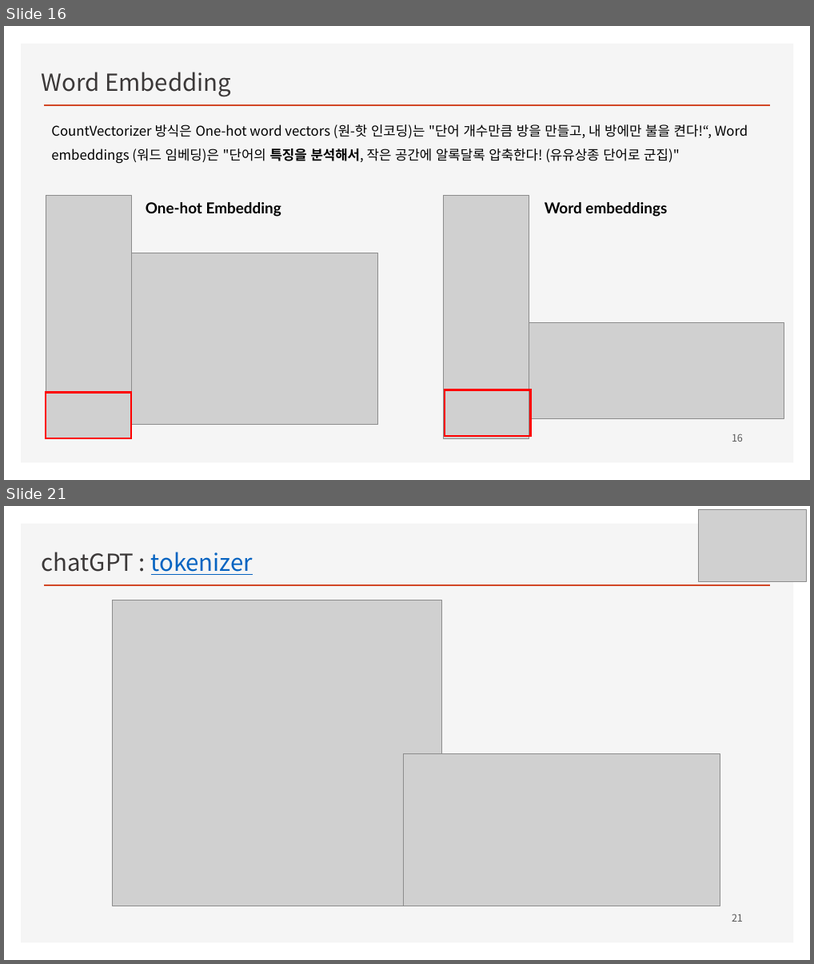
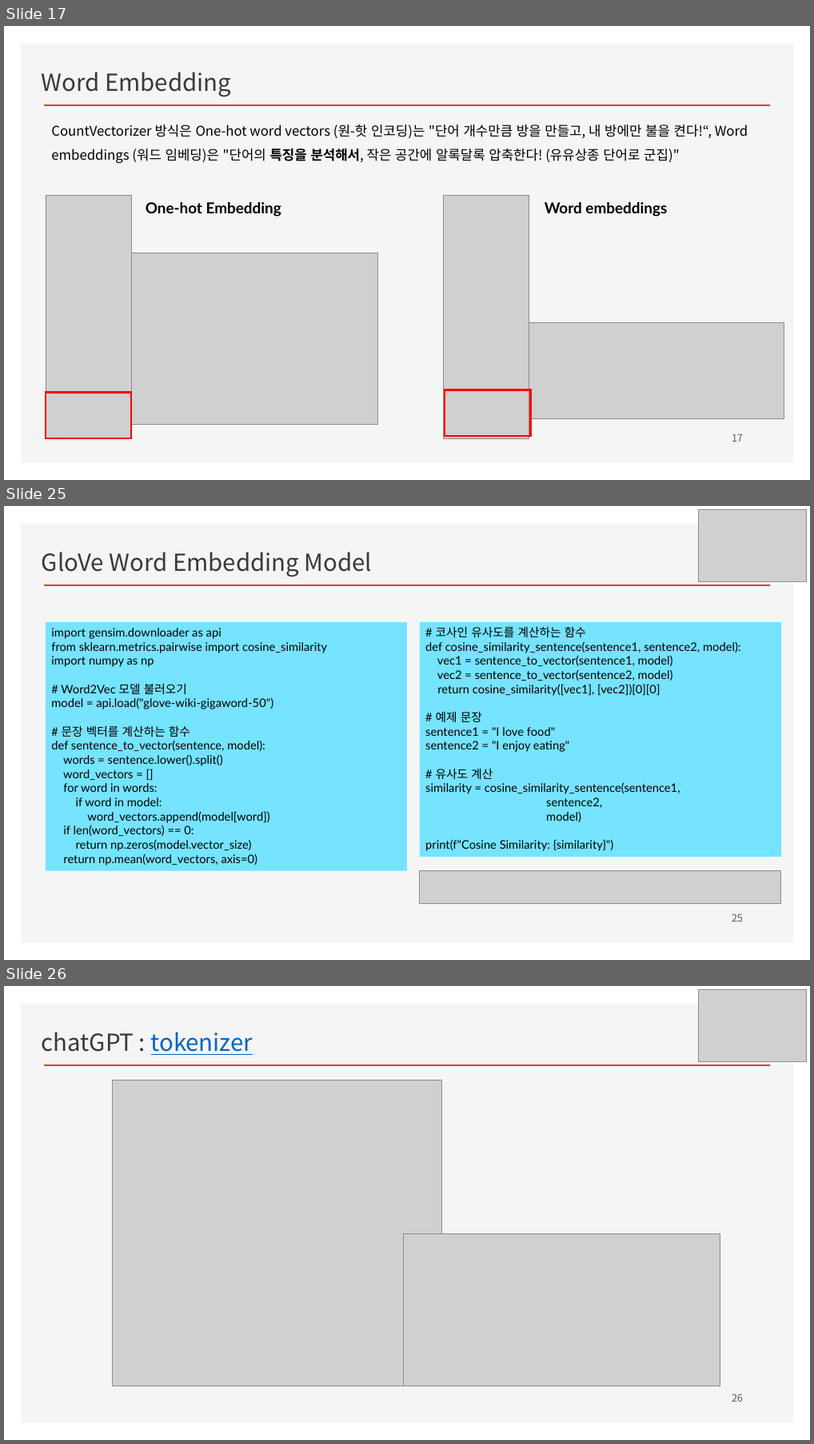
Before and after one commit to ancestor9/mathematics-for-machine-learning, a slide deck: Linear_Algebra/w8_Recommendation System.pptx. Shown one above the other, each under a label of ours: slides 16 and 21 before the commit, slides 17, 25 and 26 after it; the slides between them are not shown. The pictures are 814x964 and 814x1444 pixels, drawn with LibreOffice and Linux fonts; fonts in the diff are those of the drawing; grey boxes stand for pictures; background and template pictures are left out. Boxes give left, top, right and bottom in pixels: in the first picture for what was removed or moved away, otherwise in the second. Text is boxed around its words. In the diff, an @@ line names an element or a change of style, - is before the commit and + after.

```diff
--- a/Linear_Algebra/w8_Recommendation System.pptx
+++ b/Linear_Algebra/w8_Recommendation System.pptx
@@ slide 25 added at [4,506,810,960], background #FFFFFF; not listed: 2 template elements that a slide beside it also shows @@
@@ picture added at [699,510,807,582] @@
@@ text added at [42,552,372,577], 28 pt, text #3B3838 @@
+GloVe Word Embedding Model
@@ rectangle added at [46,622,407,871], fill #76E3FF, 14 pt, text #000000 @@
+import gensim.downloader as api
+from sklearn.metrics.pairwise import cosine_similarity
+import numpy as np
+# Word2Vec 모델 불러오기
+model = api.load("glove-wiki-gigaword-50")
+# 문장 벡터를 계산하는 함수
+def sentence_to_vector(sentence, model):
+words = sentence.lower().split()
+word_vectors = []
+for word in words:
+if word in model:
+word_vectors.append(model[word])
+if len(word_vectors) == 0:
+return np.zeros(model.vector_size)
+return np.mean(word_vectors, axis=0)
@@ rectangle added at [420,622,782,856], fill #76E3FF, 14 pt, text #000000 @@
+# 코사인 유사도를 계산하는 함수
+def cosine_similarity_sentence(sentence1, sentence2, model):
+vec1 = sentence_to_vector(sentence1, model)
+vec2 = sentence_to_vector(sentence2, model)
+return cosine_similarity([vec1], [vec2])[0][0]
+# 예제 문장
+sentence1 = "I love food"
+sentence2 = "I enjoy eating"
+# 유사도 계산
+similarity = cosine_similarity_sentence(sentence1,
+sentence2,
+model)
+print(f"Cosine Similarity: {similarity}")
@@ picture added at [420,870,782,904] @@
@@ page number added at [732,913,743,921], 12 pt, text #595959 @@
+25
@@ what was slide 16 is now slide 17 @@
@@ page number at [732,434,743,441]: text changed @@
-16
+17
@@ what was slide 21 is now slide 26 @@
@@ page number at [732,1393,743,1401]: text changed @@
-21
+26
```
Also in this commit, not shown: 8 slides changed, 7 other slides added, 3 slides removed.
